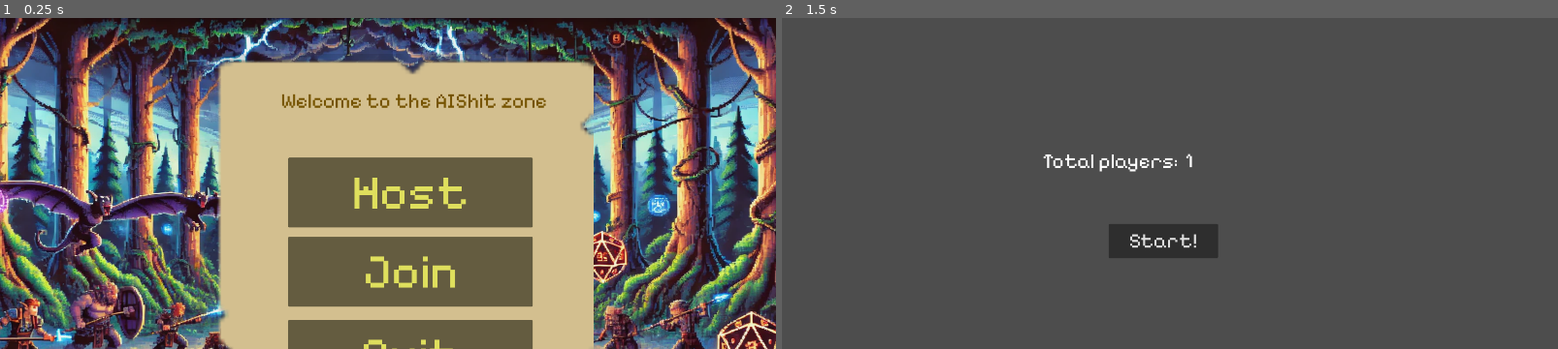
Above: before the commit, frames 1-2 (left to right).
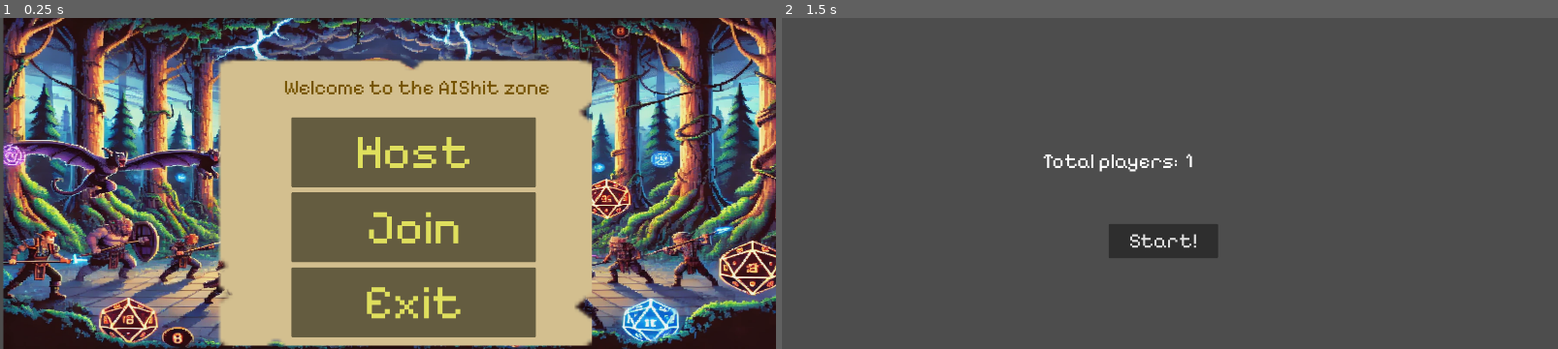
Above: after the commit, the same moments.

Repository: HolkerDev/AIS-zone
Game: Godot game, scene res://menu_scene/menu.tscn
Two runs of this game, one before a commit and one after it. Both use one fixed random seed, a clock stepped at 60 frames per second and the inputs below.
Inputs:
- Up to frame 1 (0.25 s): no input
- Up to frame 2 (1.5 s): tap Enter at 0.5 s; click "Host" at 1.25 s

The runs differ from the first frame. In frame 1, 63% of the frame differs, in the area x 0-100%, y 0-100%; in frame 2, nothing differs.

Commit message:
feat: add hero selection scene & fix resolution

Diff:
--- /dev/null
+++ b/hero_selection_scene/hero_selection.tscn
@@ -0,0 +1,10 @@
+[gd_scene load_steps=2 format=3 uid="uid://cdtieyo4juhej"]
+
+[ext_resource type="Texture2D" uid="uid://br00ogcaiqpij" path="res://assets/panel_beigeLight.png" id="1_jqbhe"]
+
+[node name="HeroSelection" type="Node2D"]
+
+[node name="PanelBeigeLight" type="Sprite2D" parent="."]
+position = Vector2(966, 408)
+scale = Vector2(20.18, 9.78)
+texture = ExtResource("1_jqbhe")
--- a/menu_scene/menu.tscn
+++ b/menu_scene/menu.tscn
@@ -12,20 +12,20 @@
 [node name="menu_backgroud_sprite" type="Sprite2D" parent="."]
 modulate = Color(1, 1, 1, 0.941176)
 show_behind_parent = true
-position = Vector2(950.5, 547)
-scale = Vector2(1.101, 1.06836)
+position = Vector2(973, 413.5)
+scale = Vector2(1.07701, 0.819336)
 texture = ExtResource("1_idcvc")
 
 [node name="scroll_background_sprite" type="Sprite2D" parent="."]
-position = Vector2(1001, 533)
-scale = Vector2(10.0645, 9.45745)
+position = Vector2(999, 450.25)
+scale = Vector2(10.0215, 7.69681)
 texture = ExtResource("5_m7n7o")
 
 [node name="welcome_msg" type="RichTextLabel" parent="."]
-offset_left = 695.0
-offset_top = 175.0
-offset_right = 1362.0
-offset_bottom = 250.0
+offset_left = 702.0
+offset_top = 142.0
+offset_right = 1369.0
+offset_bottom = 217.0
 theme = ExtResource("3_4gog6")
 theme_override_colors/default_color = Color(0.458824, 0.32549, 0, 1)
 theme_override_font_sizes/normal_font_size = 50
@@ -34,10 +34,10 @@
 
 [node name="host_game_btn" type="Button" parent="."]
 modulate = Color(1, 1, 0.419608, 1)
-offset_left = 713.0
-offset_top = 346.0
-offset_right = 1318.0
-offset_bottom = 519.0
+offset_left = 721.0
+offset_top = 246.0
+offset_right = 1326.0
+offset_bottom = 419.0
 theme = ExtResource("3_4gog6")
 theme_override_font_sizes/font_size = 120
 text = "Host"
@@ -46,10 +46,10 @@
 
 [node name="join_game_btn" type="Button" parent="."]
 modulate = Color(1, 1, 0.419608, 1)
-offset_left = 713.0
-offset_top = 542.0
-offset_right = 1318.0
-offset_bottom = 715.0
+offset_left = 721.0
+offset_top = 432.0
+offset_right = 1326.0
+offset_bottom = 605.0
 theme = ExtResource("3_4gog6")
 theme_override_font_sizes/font_size = 120
 text = "Join"
@@ -58,10 +58,10 @@
 
 [node name="exit_game_btn" type="Button" parent="."]
 modulate = Color(1, 1, 0.419608, 1)
-offset_left = 713.0
-offset_top = 748.0
-offset_right = 1318.0
-offset_bottom = 921.0
+offset_left = 721.0
+offset_top = 618.0
+offset_right = 1326.0
+offset_bottom = 791.0
 theme = ExtResource("3_4gog6")
 theme_override_font_sizes/font_size = 120
 text = "Exit"
